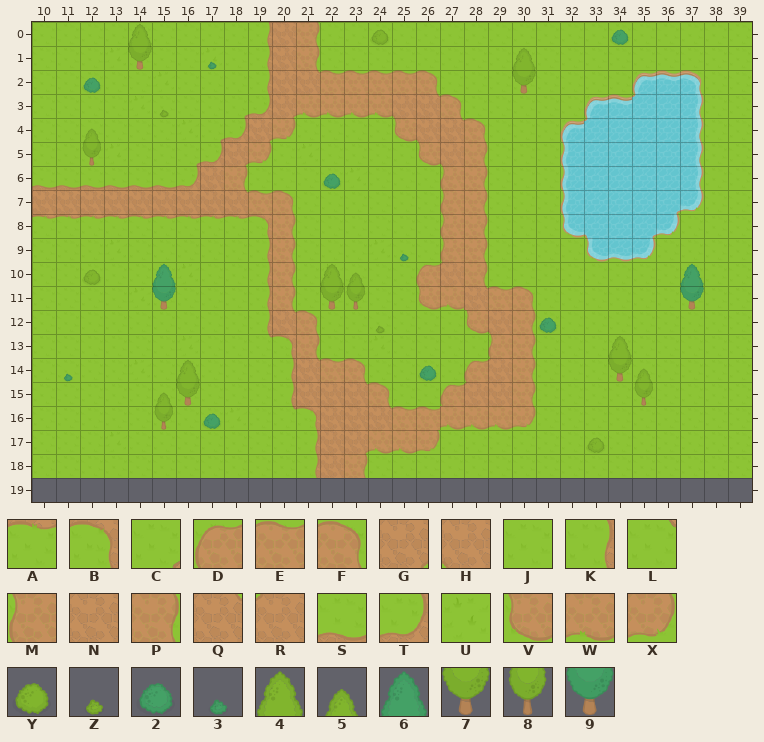
An edit to a level. Tiled map, code/resources/levelOne-map.tmx. This is how it looked before the edit.
Cells are 64x64 px. Shown: x 10..39, y 0..19. The old version is drawn lined up with the new one.
Key: from "main": A 1, B 2, C 3, D 5, E 6, F 7, G 8, H 9, J 20, K 21, L 22, M 24, N 25, P 26, Q 27, R 28, S 39, T 40, U 42, V 43, W 44, X 45, Y 171, Z 172, 2 175, 3 176, 4 190, 5 191, 6 194, 7 209, 8 210, 9 213.
_ is an empty cell, # one hidden under a higher layer.
Layers that did not change in this view are not listed.
Layer "ground" before, first column x 10:
 0 JJJJJJJJJKNPJJJJJJJJJJJJJJJJJJ
 1 JJJUJJJUJKNPJJJJJJJJJJJJJJJJJJ
 2 JJJJJUJJJKNQEEEEFJJJJJJJJ###JJ
 3 JJJJUJJJCTGWWWWHQFJJJJJ#####JJ
 4 JJJJJJUCTGXJJJJVHQFJJJ######JJ
 5 JJJUJJCTGXJUJJJJVHPJJJ######JJ
 6 SSSSSSTNPJJJJUJJJMPJJJ######JJ
 7 NNNNNNNNQEFJJJJJJMPJJJ######JJ
 8 AAAAAAAAABPJJJJJJMPJJJ#####JJJ
 9 JJJUJJJJJKPJJJUJJMPJJJJ###JJJJ
10 JJJJJJUJJKPJUJJJDRPJJJJJJJJJJJ
11 JJJJUJJJJKPJJJJJVWQEFJJJJJJJJJ
12 JJJJJJJJJKQFJJJJJJVHPJJJJJJJJJ
13 JJJJJJUJJLBPJJUJJJJMPJJJJJJJJJ
14 JJJJUJJJJJKQEFJJJJDRPJJJJJJJJJ
15 JJJJJJJJJJKNNQFJJDRNPJJJJJJJJJ
16 JJJJJJJJUJLBNNQEEWWWXJJJJJJJJJ
17 JJJUJJJJJJJKNGWWXJJJJJJJJJJJJJ
18 JJJJJJJJJJJKNPJJJJJJJJJJJJJJJJ
19 ______________________________
Layer "trees" before, first column x 10:
 0 ____4_________Y_________2_____
 1 ____7__3____________4_________
 2 __2_________________7_________
 3 _____Z________________________
 4 __5___________________________
 5 __8___________________________
 6 ____________2_________________
 7 ______________________________
 8 ______________________________
 9 _______________3______________
10 __Y__6______45_____________6__
11 _____9______78_____________9__
12 ______________Z______2________
13 ________________________4_____
14 _3____4_________2_______75____
15 _____57__________________8____
16 _____8_2______________________
17 _______________________Y______
18 ______________________________
19 ______________________________
Once edited:
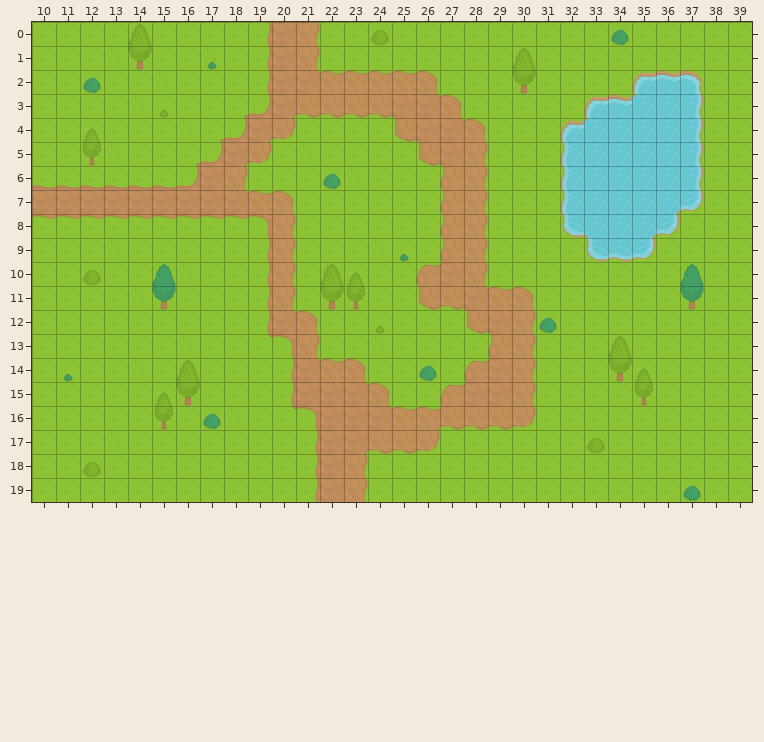
Change:
map size 30x20 -> 40x20 cells (old content now starts at 10,0; both pictures use the new coordinates)
Layer "ground":
The author put tile J in row 19 at x 10 to 20 and 24 to 39.
The author put tile K in row 19 at x 21.
The author put tile N in row 19 at x 22.
The author put tile P in row 19 at x 23.
Layer "trees":
The author put tile 2 in row 19 at x 37.
The author put tile Y in row 18 at x 12.
Where, in picture pixels (left, top, right, bottom), the same in both pictures:
added: (32, 461, 752, 502)
